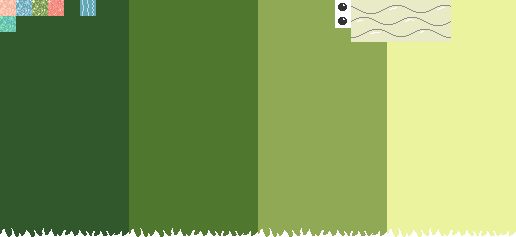
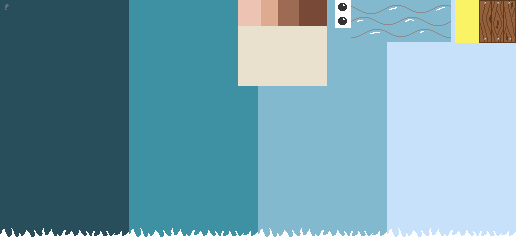
Revision of a layered 516px x 237px image; what changed, layer by layer:
showed "Capa 2" over [238, 0, 327, 26]
showed "Capa 2 copia" over [238, 26, 327, 86]
showed "Capa 1" over [5, 0, 516, 43]
hid "Capa 7" over [80, 0, 96, 16]
hid "camino azul" over [16, 0, 32, 16]
hid "camino rojo" over [48, 0, 64, 16]
hid "camino verde" over [32, 0, 48, 16]
hid "cesped" over [0, 16, 16, 32]
hid "camino bcentro" over [0, 0, 16, 16]
hid "Capa 2 Verde", painted on it over [0, 0, 516, 237]
painted on "Capa 2 Azul" over [351, 0, 451, 42]
painted on "Capa 2 base copia" over [351, 0, 451, 42]
